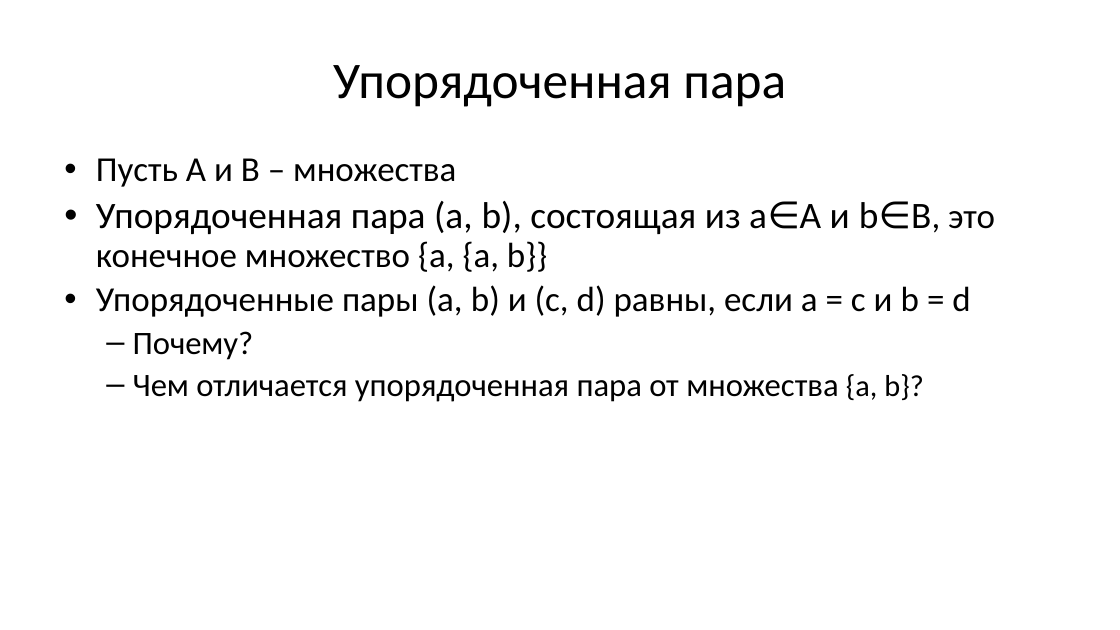
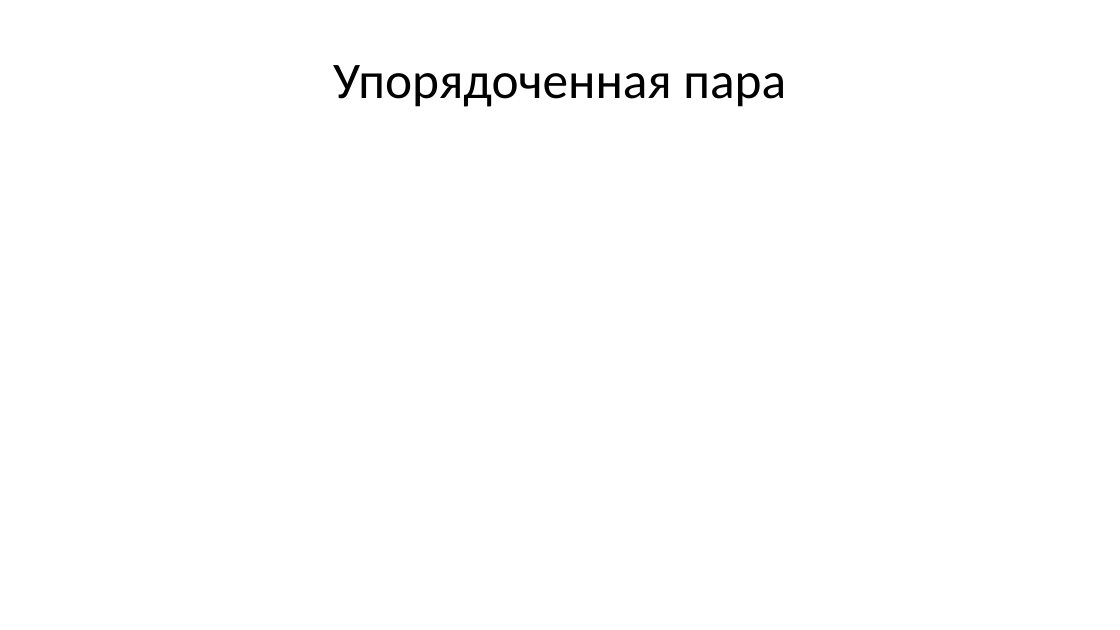
Before and after one commit to Evgueni-Petrov-aka-espetrov/Algorithms-and-Programming-in-C-pptx, a slide deck: slide 48 of 09 Списки (окончание) Графы.pptx (slide 14 before the commit). Drawn at 1120x630 pixels with LibreOffice and Linux fonts; fonts in the diff are those of the drawing. Boxes give left, top, right and bottom in pixels: in the first picture for what was removed or moved away, otherwise in the second. Text is boxed around its words. In the diff, an @@ line names an element or a change of style, - is before the commit and + after.

```diff
--- a/09 Списки (окончание) Графы.pptx
+++ b/09 Списки (окончание) Графы.pptx
@@ text removed at <box>96,158,995,402</box> @@
-• Пусть А и В – множества
-• Упорядоченная пара (а, b), состоящая из а∈А и b∈B, это конечное множество {a, {a, b}}
-• Упорядоченные пары (а, b) и (с, d) равны, если а = с и b = d
-  – Почему?
-  – Чем отличается упорядоченная пара от множества {а, b}?
```
Also in this commit, not shown: 16 other slides changed, 88 slides added, 14 slides removed.
